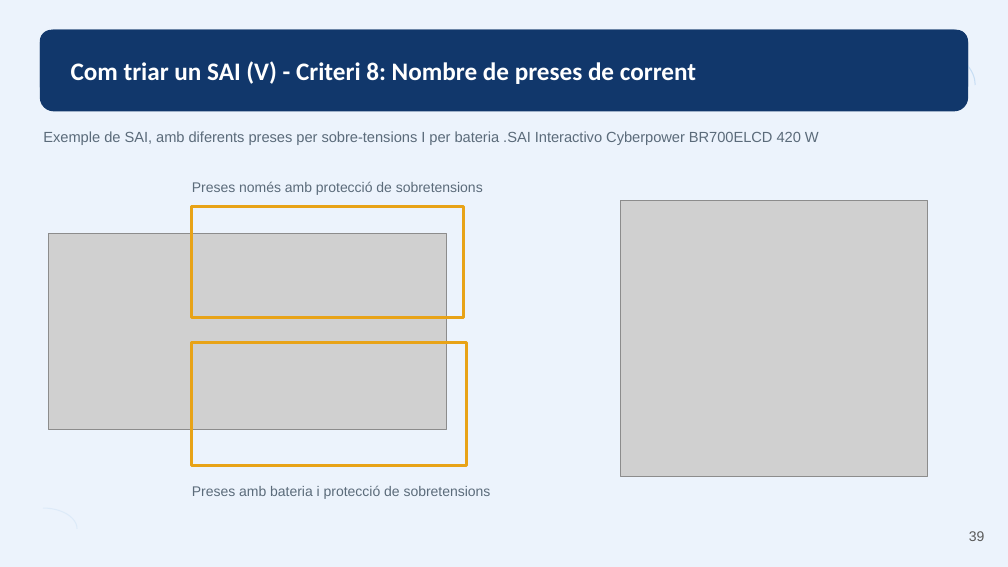
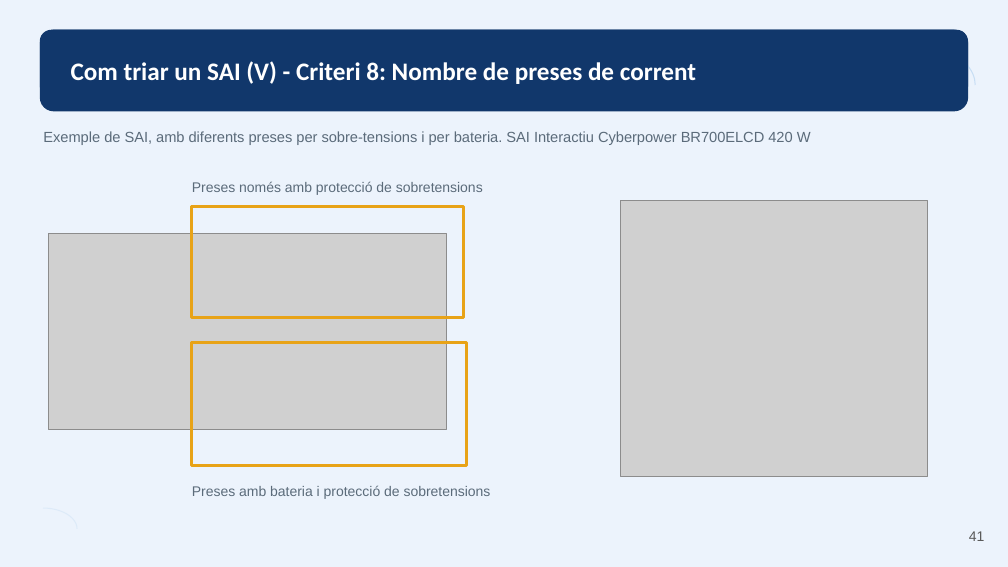
Before and after one commit to ejgutierrez74/smx-seguretat-informatica, a slide deck: slide 41 of materials-ra1/part-iii.pptx (slide 39 before the commit). Drawn at 1008x567 pixels with LibreOffice and Linux fonts; fonts in the diff are those of the drawing; grey boxes stand for pictures. Boxes give left, top, right and bottom in pixels: in the first picture for what was removed or moved away, otherwise in the second. Text is boxed around its words. In the diff, an @@ line names an element or a change of style, - is before the commit and + after.

```diff
--- a/materials-ra1/part-iii.pptx
+++ b/materials-ra1/part-iii.pptx
@@ text at box(43, 131, 811, 145): text changed @@
-Exemple de SAI, amb diferents preses per sobre-tensions I per bateria .SAI Interactivo Cyberpower BR700ELCD 420 W
+Exemple de SAI, amb diferents preses per sobre-tensions i per bateria. SAI Interactiu Cyberpower BR700ELCD 420 W
@@ page number at box(969, 531, 985, 541): text changed @@
-39
+41
```
Also in this commit, not shown: 58 other slides changed, 2 slides added, 16 other files.
